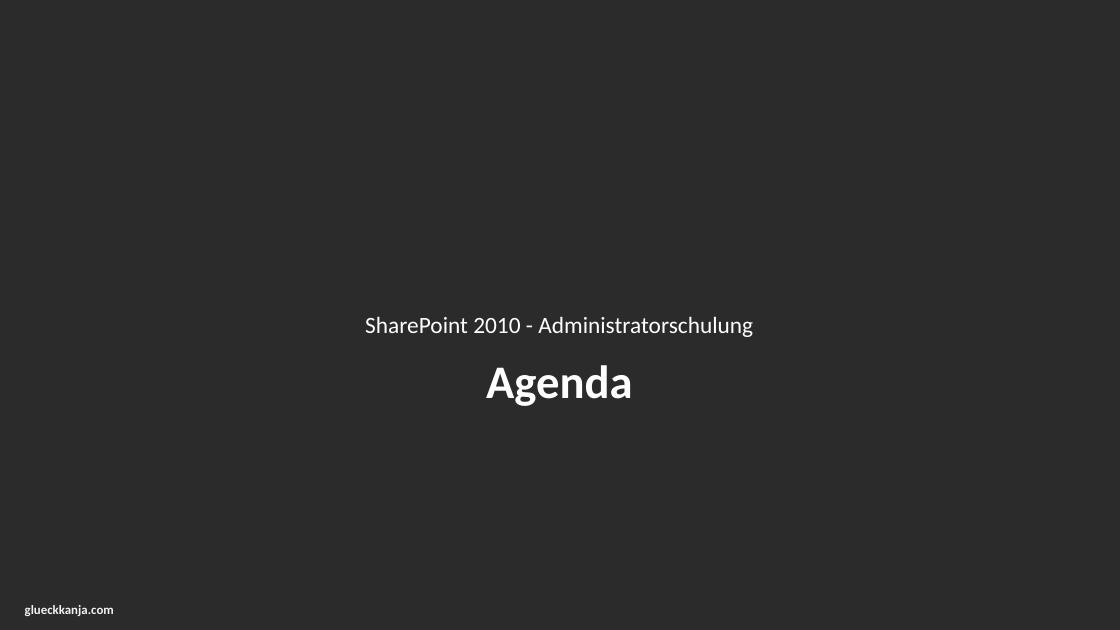
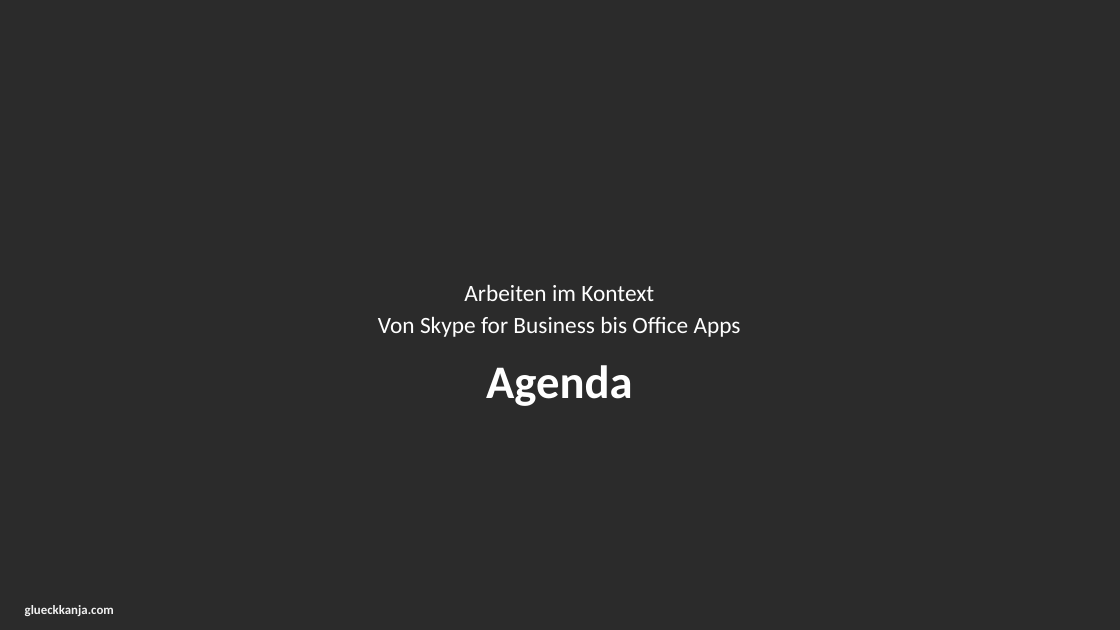
Before and after one commit to marcoscheel/SPUGFFMforOutlook, a slide deck: slide 3 of stuff/2015-05-07 - SPUGFFM - Arbeiten im Kontext - Von Skype for Business bis Office Apps.pptx (slide 2 before the commit). Drawn at 1120x630 pixels with LibreOffice and Linux fonts; fonts in the diff are those of the drawing; background and template pictures are left out; a plain dark background stands for a picture behind light text. Boxes give left, top, right and bottom in pixels: in the first picture for what was removed or moved away, otherwise in the second. Text is boxed around its words. In the diff, an @@ line names an element or a change of style, - is before the commit and + after.

```diff
--- a/stuff/2015-05-07 - SPUGFFM - Arbeiten im Kontext - Von Skype for Business bis Office Apps.pptx
+++ b/stuff/2015-05-07 - SPUGFFM - Arbeiten im Kontext - Von Skype for Business bis Office Apps.pptx
@@ text at bbox=[378, 284, 741, 337]: text changed @@
-SharePoint 2010 - Administratorschulung
+Arbeiten im Kontext
+Von Skype for Business bis Office Apps
```
Also in this commit, not shown: 1 slide added, 1 slide removed.
